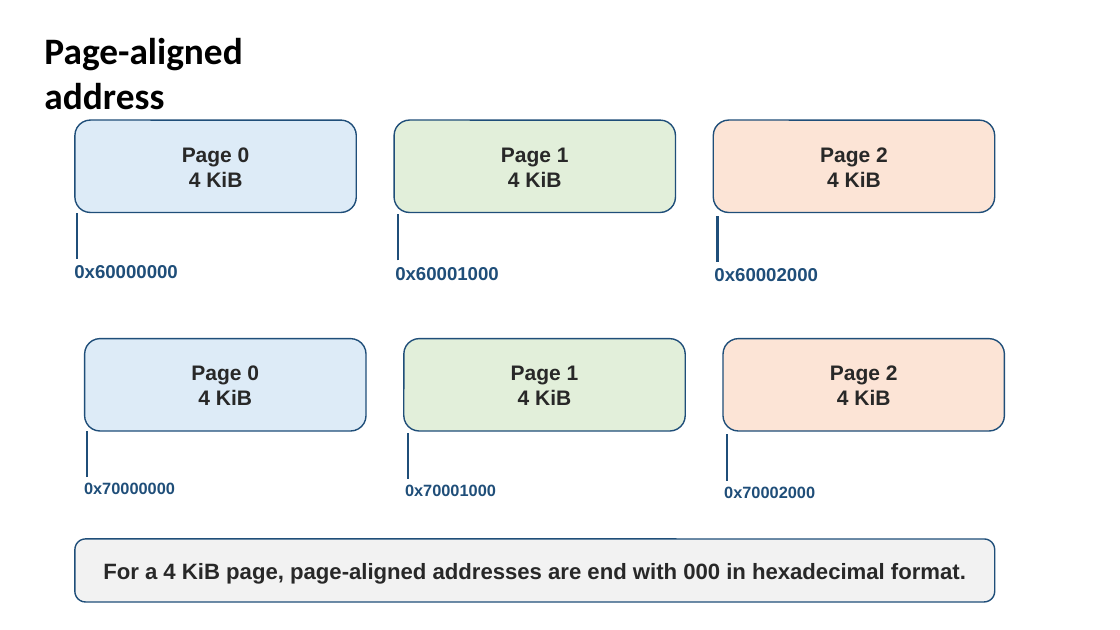
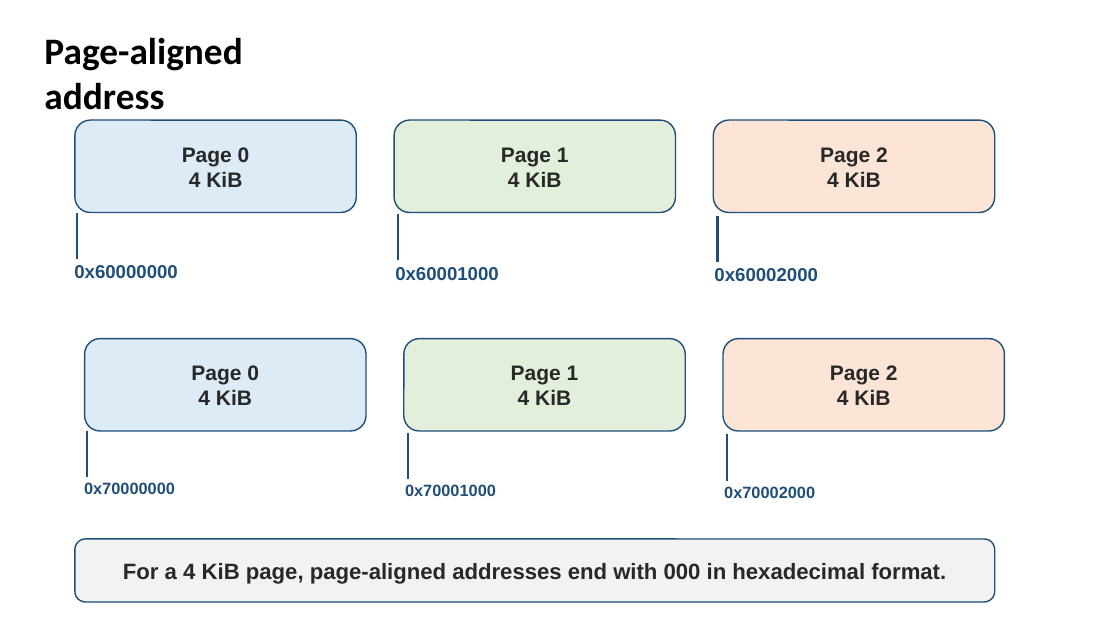
Before and after one commit to zhangzhics/CITS5503_Sem2, a slide deck: slide 8 of Live-lecture-slides/CITS5503Virtualization_DynamoDB_week4.pptx. Drawn at 1120x630 pixels with LibreOffice and Linux fonts; fonts in the diff are those of the drawing. Boxes give left, top, right and bottom in pixels: in the first picture for what was removed or moved away, otherwise in the second. Text is boxed around its words. In the diff, an @@ line names an element or a change of style, - is before the commit and + after.

Commit message:
corrected typos in slides of week 4

```diff
--- a/Live-lecture-slides/CITS5503Virtualization_DynamoDB_week4.pptx
+++ b/Live-lecture-slides/CITS5503Virtualization_DynamoDB_week4.pptx
@@ text in rounded rectangle at [123,563,946,584]: text changed @@
-For a 4 KiB page, page-aligned addresses are end with 000 in hexadecimal format.
+For a 4 KiB page, page-aligned addresses end with 000 in hexadecimal format.
```
Also in this commit, not shown: 19 other slides changed.
